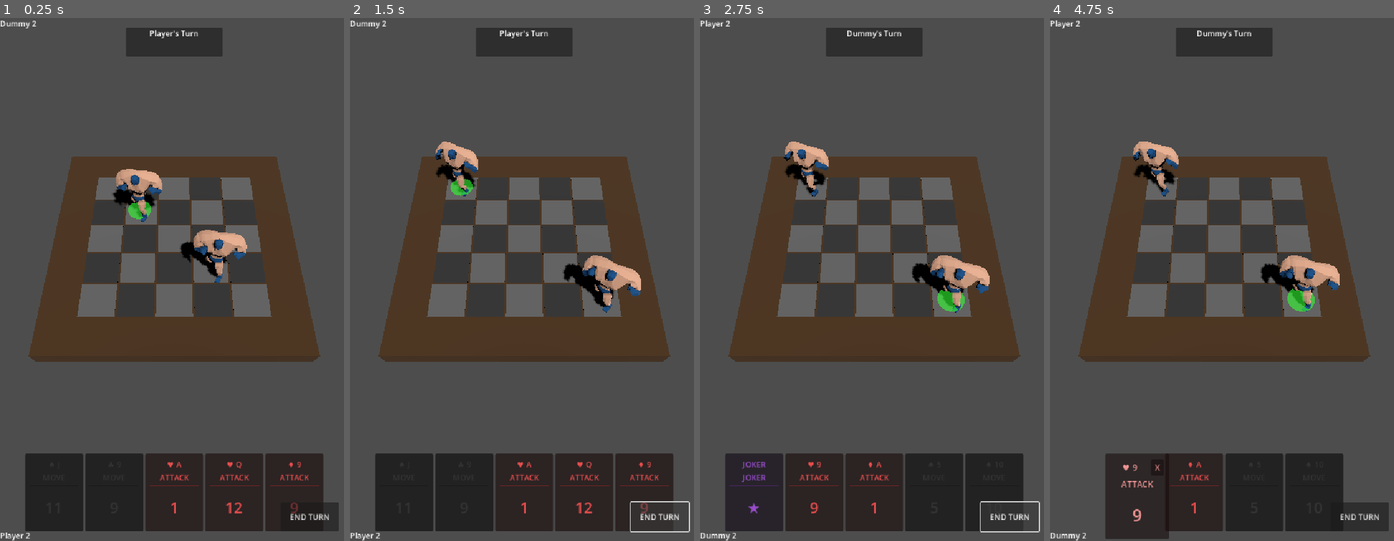
Above: before the commit, frames 1-4 (left to right).
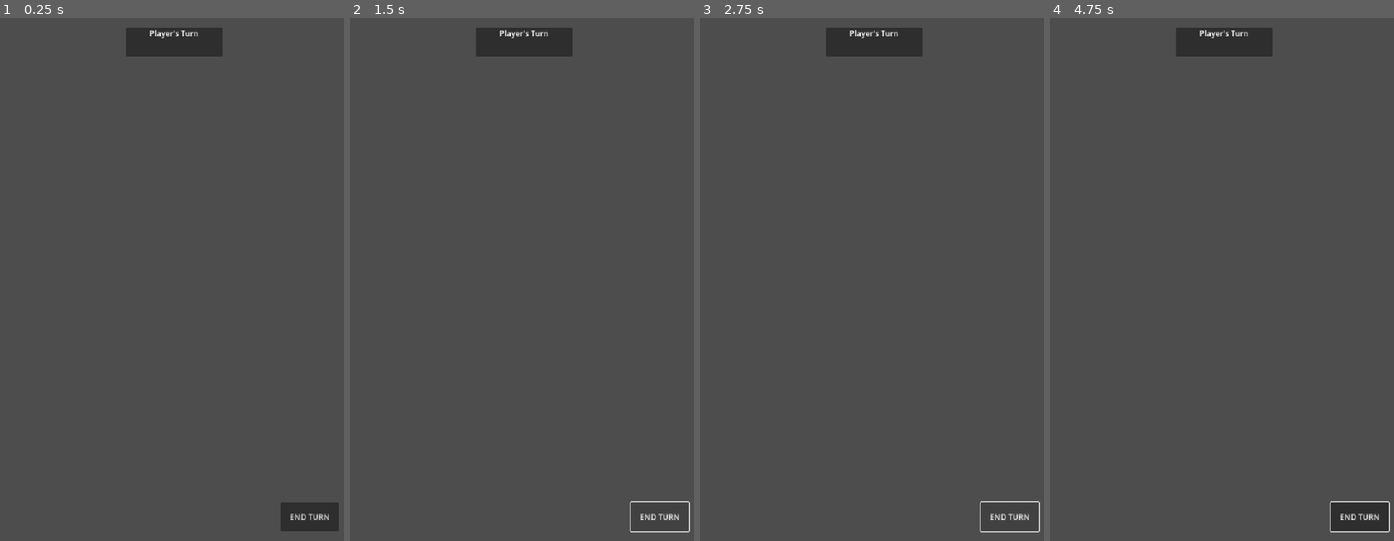
Above: after the commit, the same moments.

Repository: FredBros/king-of-the-apero
Game: Godot game, scene res://scenes/Arena.tscn
The game is run twice, just before and just after one commit, with the same random seed, the same clock (stepped at 60 frames per second) and the same inputs.
Inputs (mouse positions are in pixels of both pictures, inside the frame that each line leads up to):
- Up to frame 1 (0.25 s): no input
- Up to frame 2 (1.5 s): click "END TURN" at 0.5 s; click "END TURN" at 1.25 s
- Up to frame 3 (2.75 s): click "END TURN" at 2 s
- Up to frame 4 (4.75 s): move the mouse to (1105, 493) at 2.77 s; click (1105, 493) at 2.92 s; click (1125, 467) at 3.5 s, where only the run before the commit has a clickable "X"; move the mouse to (1132, 493) at 4.27 s; click (1132, 493) at 4.42 s

The runs differ from the first frame. In frame 1, 30% of the frame differs, in the area x 0-94%, y 0-100%; in frame 2, 29%; in frame 3, 29%; in frame 4, 28%.
Error after the commit: Parse Error: Could not resolve external class member "get_active_wrestler". (res://scripts/Arena.gd:39)

Commit message:
Reset wrestler health to 10 and prepare for Web export
- Change default max_health from 2 (debug) back to 10 (production).
- Project window settings configured for mobile-first resolution (720x1080).

Diff:
--- a/project.godot
+++ b/project.godot
@@ -19,6 +19,8 @@
 
 window/size/viewport_width=720
 window/size/viewport_height=1080
+window/size/window_width_override=480
+window/size/window_height_override=720
 window/stretch/mode="canvas_items"
 window/stretch/aspect="expand"
 window/handheld/orientation=1
--- a/scripts/Wrestler.gd
+++ b/scripts/Wrestler.gd
@@ -5,6 +5,7 @@
 signal health_changed(current: int, max: int)
 
 @export var max_health: int = 2
+@export var max_health: int = 10
 var current_health: int
 var grid_position: Vector2i = Vector2i.ZERO
 
